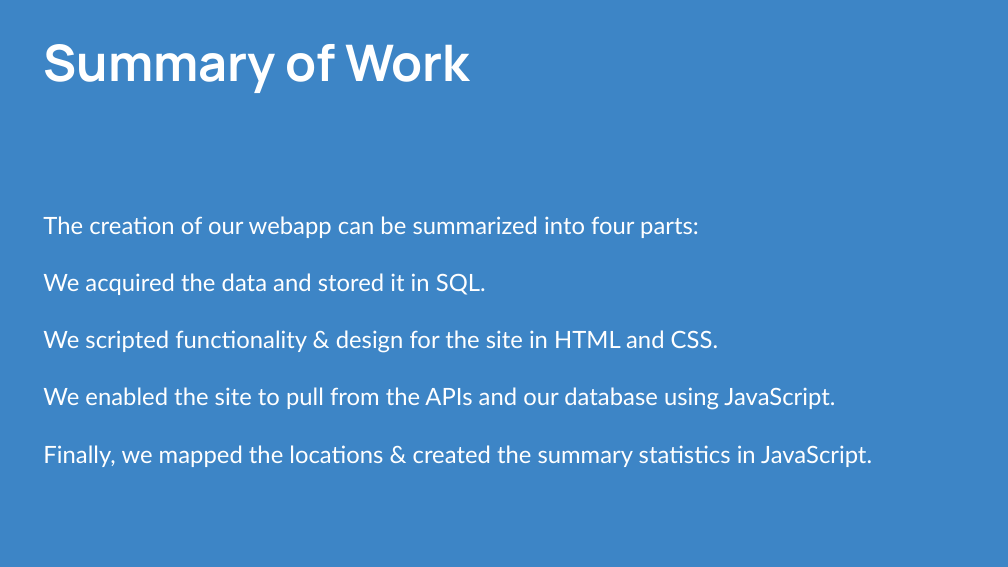
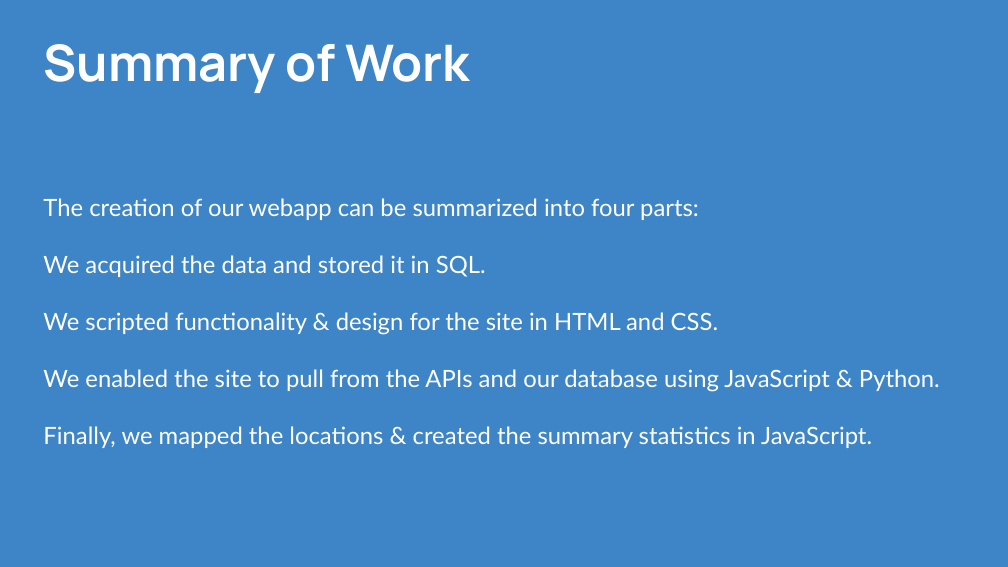
Before and after one commit to CPrince20/Homies, a slide deck: slide 19 of Homies City Collection.pptx. Drawn at 1008x567 pixels with LibreOffice and Linux fonts; fonts in the diff are those of the drawing. Boxes give left, top, right and bottom in pixels: in the first picture for what was removed or moved away, otherwise in the second. Text is boxed around its words. In the diff, an @@ line names an element or a change of style, - is before the commit and + after.

```diff
--- a/Homies City Collection.pptx
+++ b/Homies City Collection.pptx
@@ text "The creation of our webapp ..." moved from (x1=43, y1=216, x2=872, y2=467) to (x1=43, y1=198, x2=940, y2=448) @@
@@ text at (x1=43, y1=369, x2=940, y2=392): text changed @@
-We enabled the site to pull from the APIs and our database using JavaScript.
+We enabled the site to pull from the APIs and our database using JavaScript & Python.
```
Also in this commit, not shown: 1 other slide changed.
